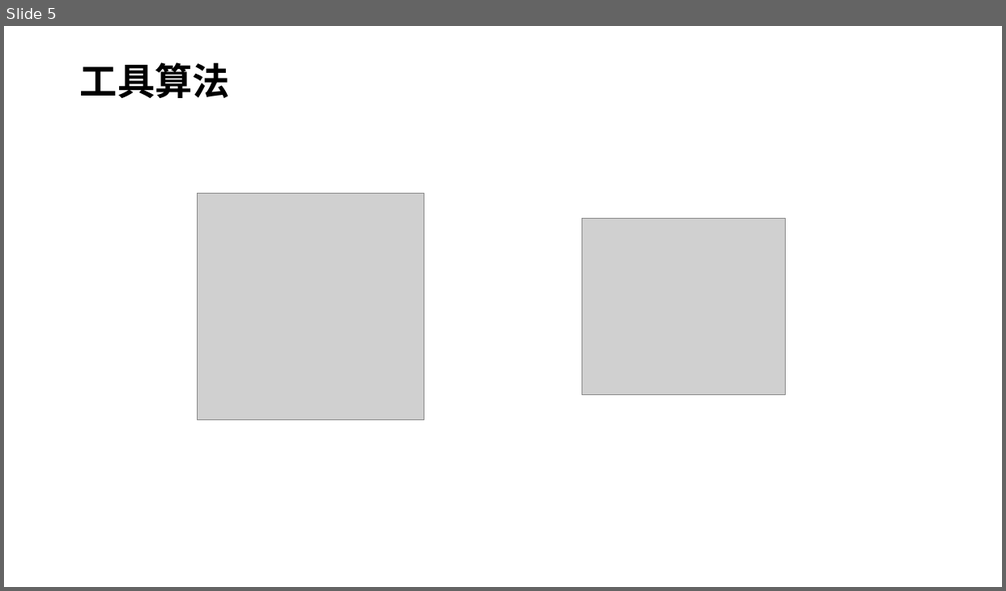
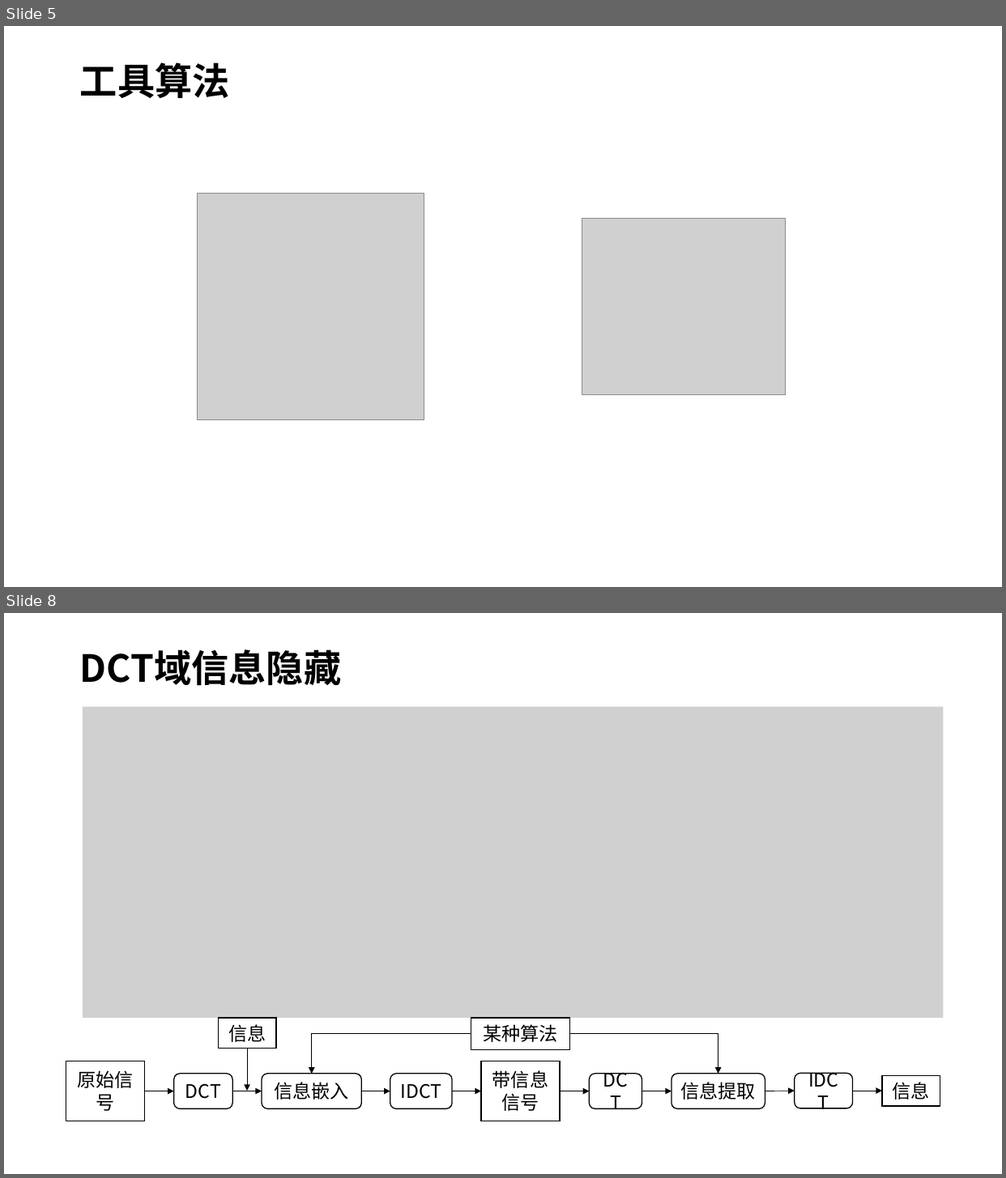
Before and after one commit to EgodPrime/DSPCourseDesign, a slide deck: 最菜文档/开题报告.pptx. Shown one above the other, each under a label of ours: slide 5 before the commit, slides 5 and 8 after it; the slides between them are not shown. The pictures are 1006x591 and 1006x1178 pixels, drawn with LibreOffice and Linux fonts; fonts in the diff are those of the drawing; grey boxes stand for pictures. Boxes give left, top, right and bottom in pixels: in the first picture for what was removed or moved away, otherwise in the second. Text is boxed around its words. In the diff, an @@ line names an element or a change of style, - is before the commit and + after.

```diff
--- a/最菜文档/开题报告.pptx
+++ b/最菜文档/开题报告.pptx
@@ slide 8 added at (x1=4, y1=613, x2=1002, y2=1174), background #FFFFFF @@
@@ title added at (x1=80, y1=649, x2=341, y2=686), 36 pt, text #000000, bold @@
+DCT域信息隐藏
@@ picture added at (x1=83, y1=707, x2=944, y2=1018) @@
@@ group added at (x1=66, y1=1018, x2=940, y2=1122): 9 arrows, 6 rounded rectangles, 5 rectangles, 2 elbow arrows @@
+DCT
+信息嵌入
+IDCT
+DCT
+信息提取
+IDCT
+带信息信号
+原始信号
+信息
+信息
+某种算法
```
Also in this commit, not shown: 2 other slides added, 1 slide removed, 5 other files.
